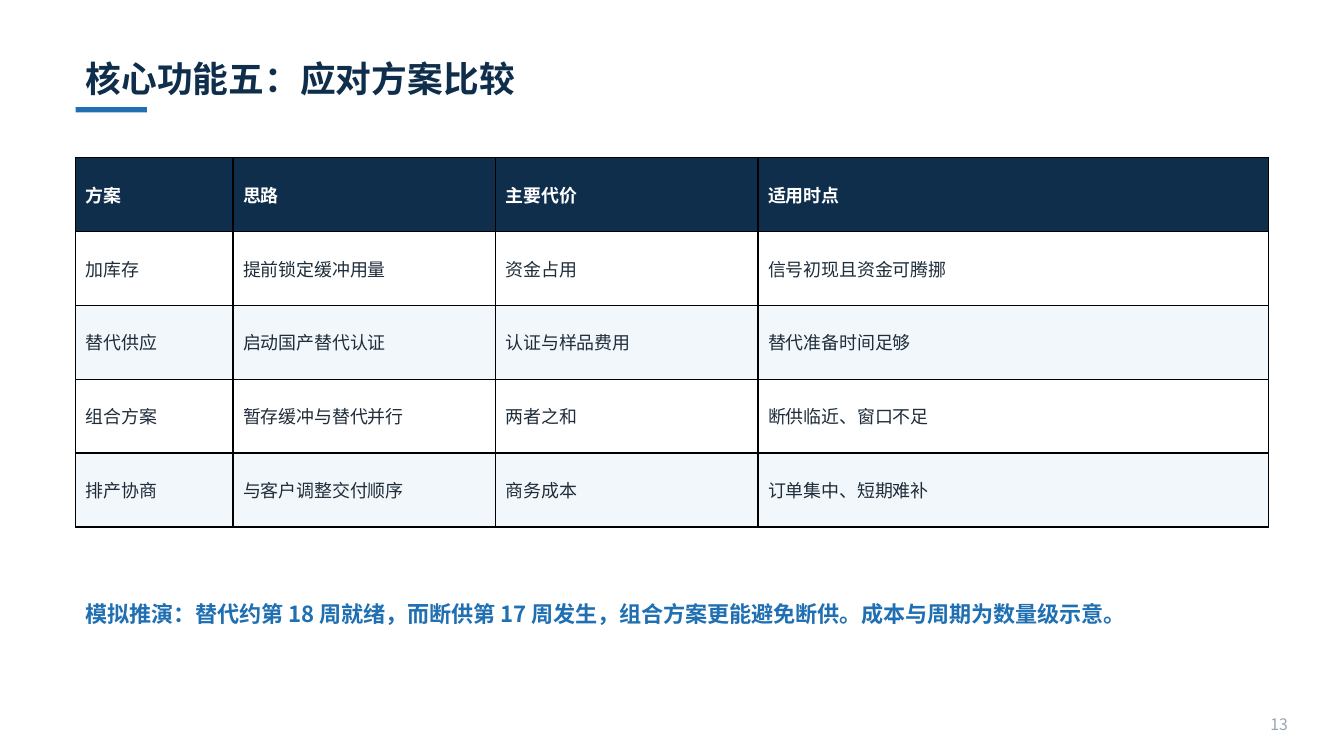
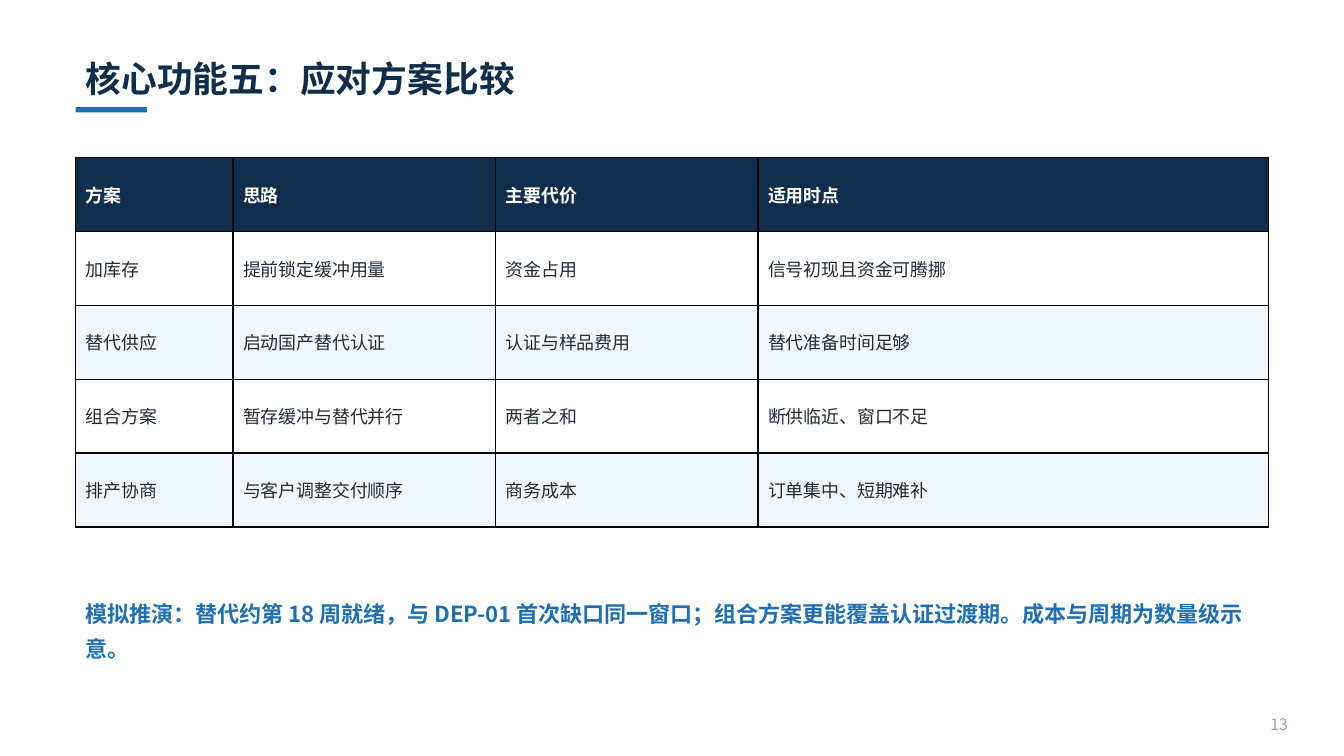
Before and after one commit to IdlebBack/diyuan-risk, a slide deck: slide 13 of docs/地缘风险_产品介绍PPT_20260908.pptx. Drawn at 1344x756 pixels with LibreOffice and Linux fonts; fonts in the diff are those of the drawing. Boxes give left, top, right and bottom in pixels: in the first picture for what was removed or moved away, otherwise in the second. Text is boxed around its words. In the diff, an @@ line names an element or a change of style, - is before the commit and + after.

```diff
--- a/docs/地缘风险_产品介绍PPT_20260908.pptx
+++ b/docs/地缘风险_产品介绍PPT_20260908.pptx
@@ text at box(86, 603, 1243, 659): text changed @@
-模拟推演：替代约第 18 周就绪，而断供第 17 周发生，组合方案更能避免断供。成本与周期为数量级示意。
+模拟推演：替代约第 18 周就绪，与 DEP-01 首次缺口同一窗口；组合方案更能覆盖认证过渡期。成本与周期为数量级示意。
```
Also in this commit, not shown: 2 other slides changed, 20 other files.
